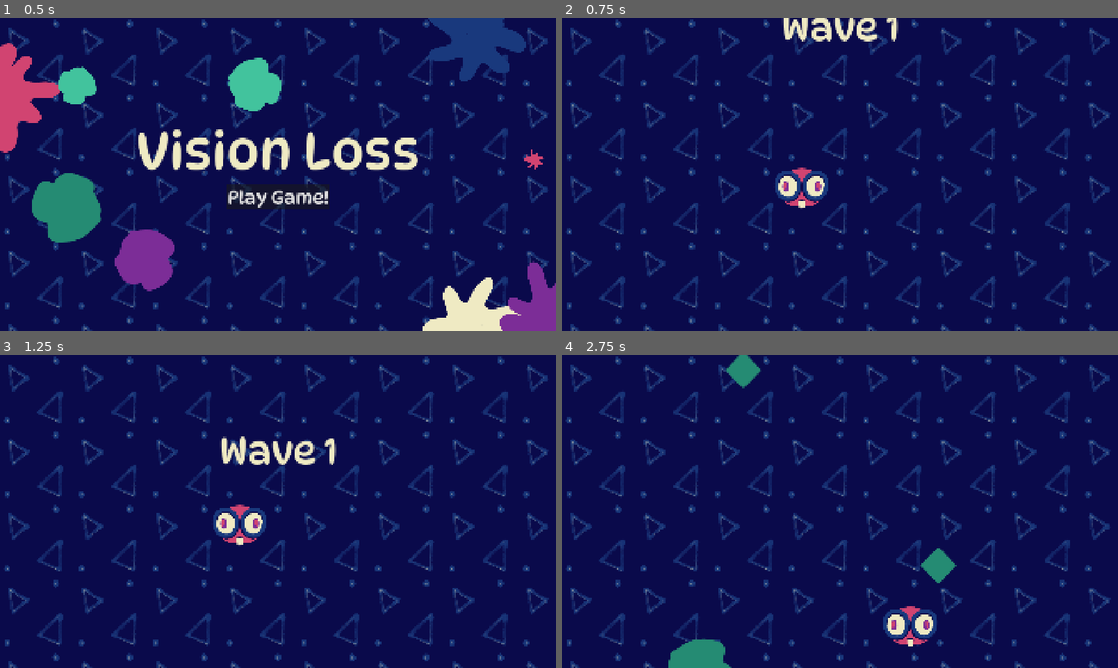
Above: before the commit, frames 1-4 (two rows, left to right).
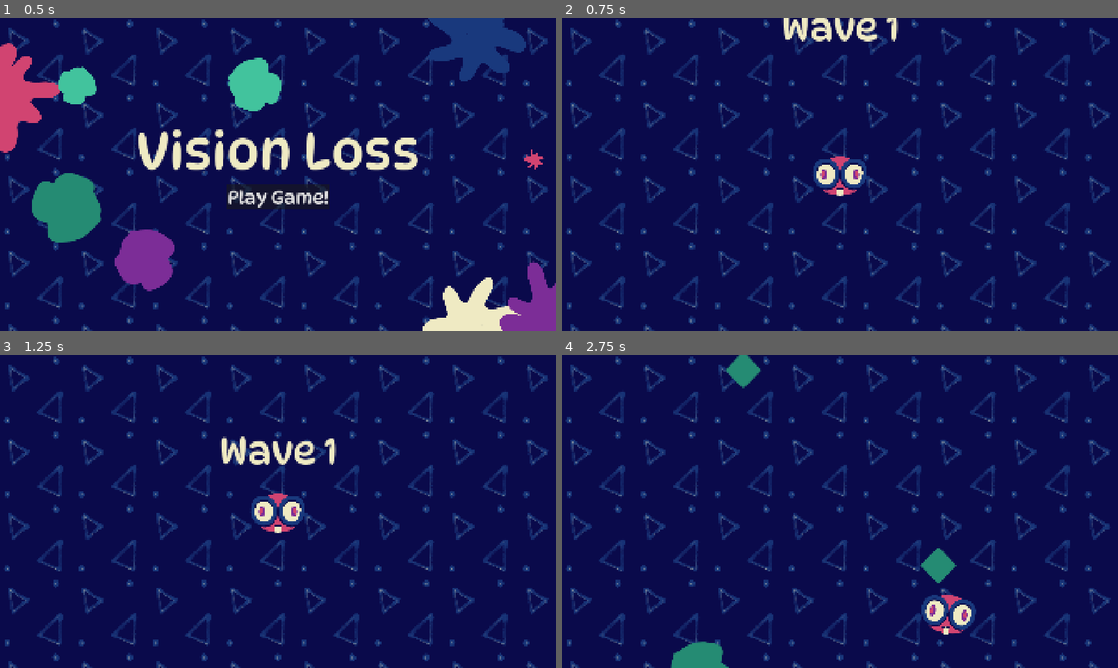
Above: after the commit, the same moments.

Repository: squarepear/ggj-26
Game: Godot game, scene res://menus/main_manu.tscn
The game is run twice, just before and just after one commit, with the same random seed, the same clock (stepped at 60 frames per second) and the same inputs.
Inputs:
- Up to frame 1 (0.5 s): no input
- Up to frame 2 (0.75 s): click "Play Game!" at 0.5 s
- Up to frame 3 (1.25 s): no input
- Up to frame 4 (2.75 s): hold D (move_right) 1.28-2.03 s; hold S (move_down) from 2.03 s (still down)

Frame 1 is identical in both runs. In frame 2, 1.6% of the frame differs, in the area x 38-55%, y 44-62%; in frame 3, 1.6%; in frame 4, 1.8%, in the area x 19-75%, y 76-100%.

Commit message:
Centered player character to screen

Diff:
--- a/project/world/world.tscn
+++ b/project/world/world.tscn
@@ -84,7 +84,7 @@
 tile_set = SubResource("TileSet_4717r")
 
 [node name="Player" parent="." unique_id=1847389676 instance=ExtResource("1_6xmxd")]
-position = Vector2(828, 581)
+position = Vector2(960, 540)
 
 [node name="WaveComponent" type="Node" parent="." unique_id=746619383]
 unique_name_in_owner = true
@@ -116,8 +116,8 @@
 anchor_bottom = 1.0
 offset_left = -160.5
 offset_top = -1183.0
-offset_right = 250.5
-offset_bottom = -1027.9999
+offset_right = 282.5
+offset_bottom = -1008.0
 grow_horizontal = 2
 grow_vertical = 0
 theme_override_colors/font_color = Color(0.9372549, 0.91764706, 0.7647059, 1)
